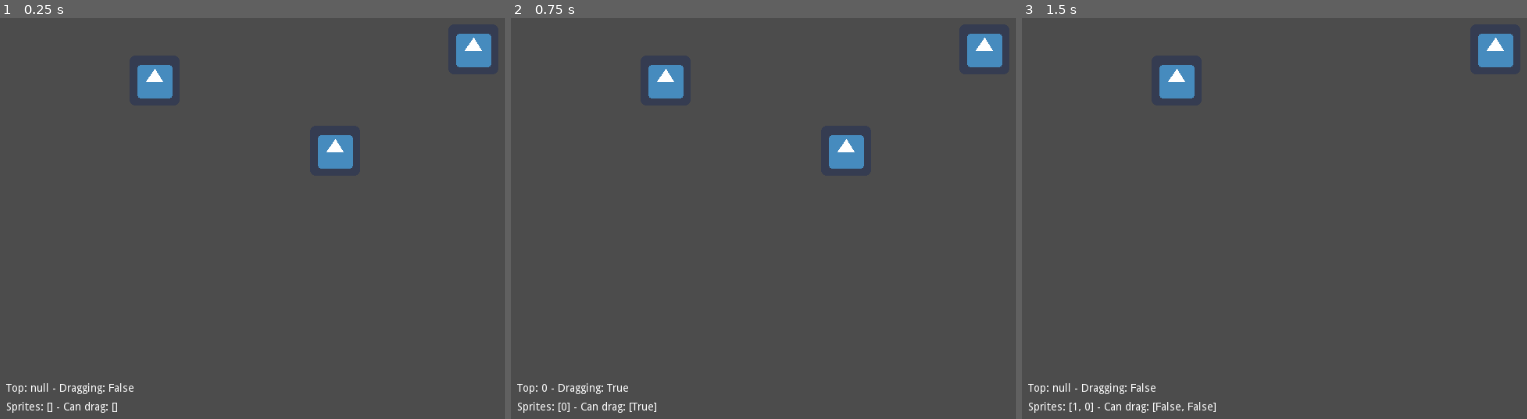
Above: before the commit, frames 1-3 (left to right).
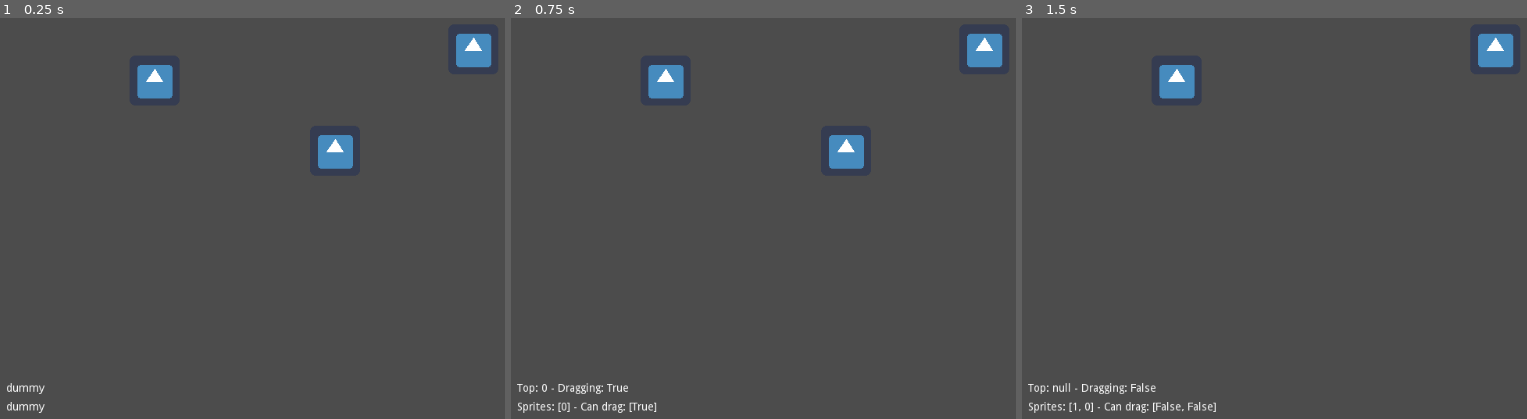
Above: after the commit, the same moments.

Repository: JCAguilera/better-drag-and-drop-sprite
Game: Godot game, scene res://World.tscn
Same seed, same stepped clock (60 frames per second), same inputs: the game is played once before the commit and once after it. The engine's default icon, where the game draws it, is replaced by a stand-in: a white triangle on a blue panel in a dark square.
Inputs (mouse positions are in pixels of both pictures, inside the frame that each line leads up to):
- Up to frame 1 (0.25 s): no input
- Up to frame 2 (0.75 s): tap Enter at 0.5 s; move the mouse to (844, 150) at 0.52 s; press the mouse at (844, 150) at 0.53 s
- Up to frame 3 (1.5 s): tap Space at 1.25 s; move the mouse to (1178, 82) at 1.27 s; release the mouse at (1178, 82) at 1.28 s; click (1178, 82) at 1.35 s

The runs differ from the first frame. In frame 1, 0.5% of the frame differs, in the area x 1-27%, y 91-99%; in frame 2, nothing differs; in frame 3, nothing differs.

Commit message:
Main: Use input instead of process to reduce cpu usage

Diff:
--- a/Main.gd
+++ b/Main.gd
@@ -11,18 +11,17 @@
 onready var status = $Status
 onready var spriteList = $SpriteList
 
-func _process(delta):
-	if Input.is_action_pressed("left_click"): #When we click
+func _input(event):
+	if Input.is_action_just_pressed("left_click"): #When we click
 		if not top_set: #If there's no top we set one
 			top_sprite = _top_sprite() #Get the sprite on top (largest z_index)
 			if not top_sprite == null: #If there's a sprite
 				top_sprite.can_drag = true #We set can_drag to true
 			top_set = true
 		dragging = true #We are dragging now
-	if dragging && Input.is_action_pressed("left_click"): #If mouse dragging
-		pass
-	else: #When we release
-		if not top_sprite == null:
+
+	if Input.is_action_just_released("left_click"): #When we release
+		if top_sprite:
 			top_sprite.can_drag = false #Set can_drag to false
 		top_sprite = null #Top sprite to null
 		top_set = false
